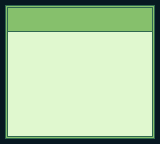
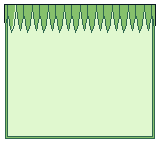
Two versions of the same layered image (160x144). Layer-by-layer changes:
added layer "Spikes" above "Walls/Floor" over [4, 5, 156, 33]
painted on "Walls/Floor" over [5, 5, 155, 32]
hid "Background" over [0, 0, 160, 144]
